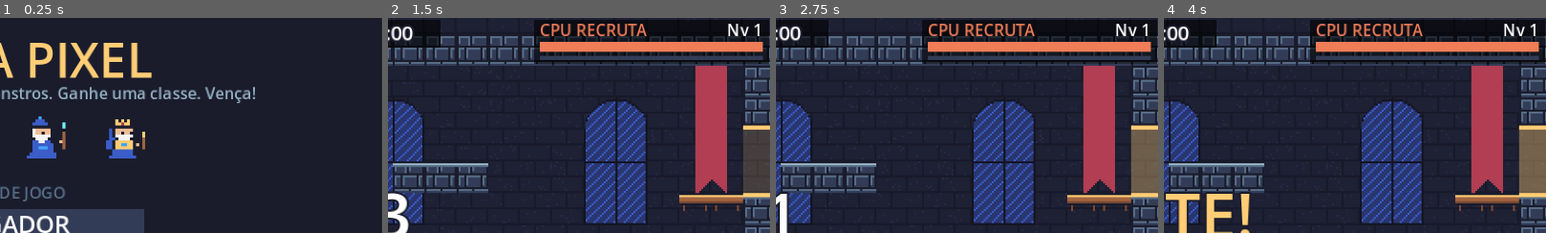
Above: before the commit, frames 1-4 (left to right).
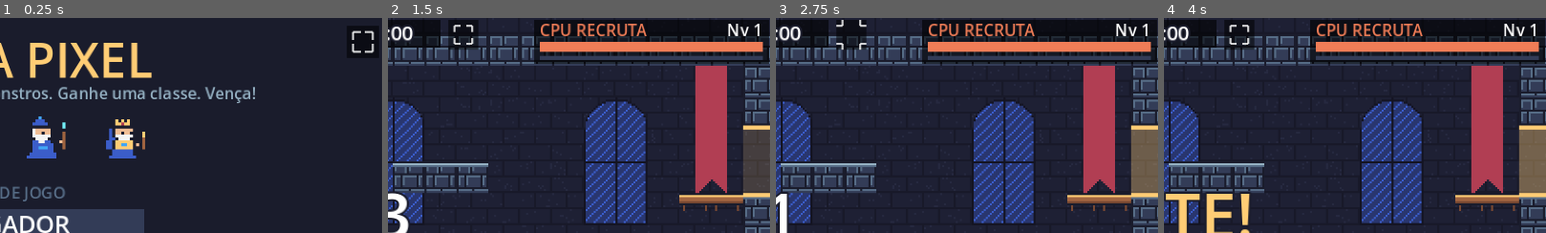
Above: after the commit, the same moments.

Repository: pabllogomez/arena-pixel
Game: Godot game, scene res://scenes/main.tscn
Two runs of this game, one before a commit and one after it. Both use one fixed random seed, a clock stepped at 60 frames per second and the inputs below.
Inputs (mouse positions are % of the whole screen's width and height, from its top left):
- Up to frame 1 (0.25 s): no input
- Up to frame 2 (1.5 s): tap Enter at 0.5 s; drag from (50, 50) to (60, 28) at 0.52 s; drag from (30, 55) to (45, 70) at 1.27 s
- Up to frame 3 (2.75 s): move the mouse to (60, 28) at 2.02 s; hold A (p1_esquerda) from 2.03 s (still down); tap E (p1_opcao2) at 2.1 s; click (60, 28) at 2.17 s; tap F at 2.3 s
- Up to frame 4 (4 s): release A (p1_esquerda) at 2.75 s; drag from (45, 70) to (20, 35) at 2.77 s; move the mouse to (80, 65) at 3.52 s; hold D (p1_direita) from 3.53 s (still down); tap Left (p2_esquerda) at 3.6 s; click (80, 65) at 3.67 s; tap Up (p2_pular) at 3.77 s; tap F at 3.8 s
The pictures show only the part of the screen within x 49-99%, y 0-50%; the shares and areas given below are measured in that part.

The runs differ from the first frame. In frame 1, 0.2% of the frame differs, in the area x 92-98%, y 5-17%; in frame 2, 0.8%, in the area x 15-24%, y 0-15%; in frame 3, 0.8%; in frame 4, 0.8%.

Commit message:
Fase de Recruta de ~1 minuto, botão de tela cheia e teste mais rigoroso
- Classe exige 18 XP; monstros de nível 1 valem 2 XP, têm 36 de vida e 3 de dano
- Enquanto houver Recruta: monstro a cada 3 s, até 5 na arena
- Monstros de nível 1 são defensivos (só revidam); matar monstro cura 8% da vida
- Botão de tela cheia no menu e na partida (tecla F); no Android trava na horizontal
- Teste reprova se a partida não montar; CI reprova com qualquer SCRIPT ERROR

Co-Authored-By: Claude Opus 5.5 <noreply@anthropic.com>
Claude-Session: https://claude.ai/code/session_01VZZvi9rokBTuAsTVg29uDm

Diff:
--- a/scripts/controles_toque.gd
+++ b/scripts/controles_toque.gd
@@ -73,10 +73,41 @@
 	return ""
 
 
+# ------------------------------------------------------------------ Tela cheia
+
+func _rect_tela_cheia() -> Rect2:
+	## Ao lado do cronômetro na partida; no canto superior direito no menu.
+	if modo == "menu":
+		return Rect2(get_viewport().get_visible_rect().size.x - 20, 4, 16, 16)
+	return Rect2(220, 1, 15, 15)
+
+
+func alternar_tela_cheia() -> void:
+	var cheia := DisplayServer.window_get_mode() == DisplayServer.WINDOW_MODE_FULLSCREEN
+	if cheia:
+		DisplayServer.window_set_mode(DisplayServer.WINDOW_MODE_WINDOWED)
+	else:
+		DisplayServer.window_set_mode(DisplayServer.WINDOW_MODE_FULLSCREEN)
+		# No Android, também tenta travar a tela na horizontal
+		if OS.has_feature("web"):
+			JavaScriptBridge.eval("try { screen.orientation.lock('landscape').catch(function(){}); } catch (e) {}")
+
+
 func _input(event: InputEvent) -> void:
 	if event is InputEventScreenTouch or event is InputEventScreenDrag:
 		if not Jogo.toque:
 			Jogo.toque = true
+	# Botão de tela cheia (o toque também chega aqui como clique) e tecla F
+	if event is InputEventMouseButton and event.pressed and event.button_index == MOUSE_BUTTON_LEFT:
+		if _rect_tela_cheia().grow(4).has_point(event.position):
+			alternar_tela_cheia()
+			get_viewport().set_input_as_handled()
+			return
+	if event is InputEventKey and event.pressed and not event.echo and event.physical_keycode == KEY_F:
+		alternar_tela_cheia()
+		return
+	if event is InputEventScreenTouch and _rect_tela_cheia().grow(4).has_point(event.position):
+		return  # não aperta nenhum botão de jogo por baixo
 	if modo == "menu":
 		return
 	if event is InputEventScreenTouch:
@@ -132,6 +163,7 @@
 # ------------------------------------------------------------------ Desenho
 
 func _draw() -> void:
+	_desenhar_tela_cheia()
 	if not Jogo.toque:
 		return
 	var fonte := ThemeDB.fallback_font
@@ -165,6 +197,23 @@
 			draw_colored_polygon(PackedVector2Array([c + d * t, c - d * t * 0.7 + lado * t, c - d * t * 0.7 - lado * t]), COR_SIMBOLO)
 
 
+func _desenhar_tela_cheia() -> void:
+	var r := _rect_tela_cheia()
+	var cheia := DisplayServer.window_get_mode() == DisplayServer.WINDOW_MODE_FULLSCREEN
+	draw_rect(r, Color(0, 0, 0, 0.55))
+	var cor := Color(1, 1, 1, 0.8)
+	var t := 3.0 if r.size.x < 16.0 else 4.0
+	var m := 3.0
+	# Quatro cantos: apontando para fora (entrar) ou para dentro (sair)
+	for canto in [Vector2(0, 0), Vector2(1, 0), Vector2(0, 1), Vector2(1, 1)]:
+		var c: Vector2 = canto
+		var p: Vector2 = r.position + Vector2(m, m) + c * (r.size - Vector2(m, m) * 2.0)
+		var dx := (1.0 if c.x == 0 else -1.0) * (-1.0 if cheia else 1.0)
+		var dy := (1.0 if c.y == 0 else -1.0) * (-1.0 if cheia else 1.0)
+		draw_line(p, p + Vector2(dx * t, 0), cor, 1.0)
+		draw_line(p, p + Vector2(0, dy * t), cor, 1.0)
+
+
 func _texto(fonte: Font, pos: Vector2, texto: String, tam: int, cor: Color) -> void:
 	var larg := fonte.get_string_size(texto, HORIZONTAL_ALIGNMENT_LEFT, -1, tam).x
 	draw_string(fonte, pos + Vector2(-larg / 2.0, tam / 3.0), texto, HORIZONTAL_ALIGNMENT_LEFT, -1, tam, cor)
--- a/scripts/lutador.gd
+++ b/scripts/lutador.gd
@@ -11,7 +11,7 @@
 const TEMPO_COYOTE := 0.1
 const TEMPO_BUFFER := 0.12
 ## XP que o Recruta precisa para ganhar a classe (~3 monstros iniciais)
-const XP_PARA_CLASSE := 10
+const XP_PARA_CLASSE := 18
 ## Regeneração fora de combate: depois de REGEN_ESPERA s sem tomar dano,
 ## recupera REGEN_TAXA da vida máxima por segundo.
 const REGEN_ESPERA := 5.0
--- a/scripts/minion.gd
+++ b/scripts/minion.gd
@@ -23,6 +23,12 @@
 var visao := 70.0
 var xp_valor := 3
 var intervalo_ataque := 0.9
+## Defensivo: só persegue quem o atacou ou quem chegou bem perto
+var defensivo := false
+var _provocado := false
+const VISAO_DEFENSIVA := 22.0
+## Quem mata um monstro recupera esta fração da vida máxima
+const CURA_POR_ABATE := 0.08
 ## Lacaios do Rei também arremessam lanças (0 = não arremessa)
 var alcance_arremesso := 0.0
 var _cd_arremesso := 1.0
@@ -157,7 +163,7 @@
 
 func _procurar_alvo():
 	var melhor = null
-	var melhor_d := visao
+	var melhor_d := visao if (not defensivo or _provocado) else VISAO_DEFENSIVA
 	for a in get_tree().get_nodes_in_group("alvo"):
 		if a == self or not Jogo.hostis(self, a) or not a.esta_vivo():
 			continue
@@ -206,6 +212,7 @@
 		return
 	vida -= qtd
 	_flash = 0.12
+	_provocado = true
 	Jogo.tocar("acerto")
 	if vida <= 0.0:
 		_morrer(origem)
@@ -223,6 +230,8 @@
 		var xp_antes: int = origem.xp if origem is Lutador else 0
 		var nivel_antes: int = origem.nivel if origem is Lutador else 0
 		origem.ganhar_xp(xp_valor)
+		if origem is Lutador and equipe == 0:
+			origem.curar(origem.vida_max * CURA_POR_ABATE)
 		if origem is Lutador:
 			var ganho := xp_valor
 			if origem.nivel == nivel_antes:
--- a/scripts/partida.gd
+++ b/scripts/partida.gd
@@ -28,9 +28,14 @@
 const ATLAS_CHAO := Vector2i(2, 0)
 
 ## Vida dos monstros de nível 1 (cresce 35% por nível)
-const VIDA_MONSTRO := 48.0
+const VIDA_MONSTRO := 36.0
 ## Dano dos monstros de nível 1 (cresce 20% por nível)
-const DANO_MONSTRO := 4.0
+const DANO_MONSTRO := 3.0
+## XP dos monstros de nível 1 (dos níveis seguintes: 4 + 2 por nível)
+const XP_MONSTRO_NIVEL_1 := 2
+## Enquanto houver Recruta, nascem mais monstros, mais rápido
+const INTERVALO_MONSTRO_RECRUTA := 3.0
+const MAX_MONSTROS_RECRUTA := 5
 ## Dano entre jogadores (fração do dano normal)
 const PVP_BASE := 0.4
 ## Recruta atacando jogador
@@ -164,6 +169,10 @@
 		var nivel := nivel_monstros()
 		var intervalo := maxf(3.5, 6.0 - 0.4 * (nivel - 1))
 		var maximo := 4 if nivel < 4 else 5
+		if _tem_recruta():
+			# Fase de Recruta: muitos monstros fracos valendo pouco XP
+			intervalo = INTERVALO_MONSTRO_RECRUTA
+			maximo = MAX_MONSTROS_RECRUTA
 		if _t_monstro >= intervalo:
 			_t_monstro = 0.0
 			if _contar_equipe(0) < maximo:
@@ -302,6 +311,13 @@
 
 # ------------------------------------------------------------------ Monstros
 
+func _tem_recruta() -> bool:
+	for l in jogadores.values():
+		if l.vivo and l.eh_recruta:
+			return true
+	return false
+
+
 func nivel_monstros() -> int:
 	## Média dos níveis dos jogadores (arredondada para baixo). Usar a média,
 	## e não o maior nível, evita que quem ficou para trás não consiga mais
@@ -335,8 +351,9 @@
 			DANO_MONSTRO * pow(1.2, n),      # dano
 			minf(30.0 * (1.0 + 0.08 * n), 60.0),  # velocidade
 			minf(70.0 + 15.0 * n, 170.0),    # visão
-			4 + 2 * n)                       # XP
+			XP_MONSTRO_NIVEL_1 if n == 0 else 4 + 2 * n)  # XP
 	m.intervalo_ataque = maxf(0.9 * pow(0.93, n), 0.5)
+	m.defensivo = n == 0  # nível 1: só revida
 	m.position = pos
 	entidades.add_child(m)
 	criar_brilho(m.position)
--- a/tools/teste.gd
+++ b/tools/teste.gd
@@ -85,6 +85,10 @@
 	main._nova_partida(config)
 	await process_frame
 	var p = main._atual
+	# Se algum script quebrou, a partida não monta: isso tem que reprovar o teste
+	if p == null or p.get("mapa") == null or p.mapa.is_empty() or p.jogadores.size() != 2:
+		_falha("a partida não foi montada (erro de script?)")
+		return {}
 	var max_nivel := 0
 	var teleportes := 0
 	var pos_antes := {}
@@ -120,15 +124,23 @@
 	root.add_child(main)
 	await process_frame
 	var duelos := [[0, 0], [1, 1], [2, 2], [2, 0]]
+	var jogadas := 0
+	if main.get("_toque") == null:
+		_falha("main.gd não criou os controles na tela (erro de script?)")
 	for d in duelos:
 		var config := {"semente": 1000 + d[0] * 10 + d[1], "tempo": 45.0, "bots": {1: d[0], 2: d[1]}}
 		var r: Dictionary = await _jogar(main, config, 60 * 140)
+		if r.is_empty():
+			continue
+		jogadas += 1
 		print("bot %s x bot %s | %-9s x %-9s | nível máx %d | portas %d | súbita: %s | fim: %s" % [
 			NOMES_DIF[d[0]], NOMES_DIF[d[1]], r["classes"][1], r["classes"][2],
 			r["nivel"], r["teleportes"], r["morte_subita"],
 			("P%d venceu" % r["vencedor"]) if r["fim"] else "NÃO"])
 		if not r["fim"]:
 			_falha("partida não terminou mesmo com a Morte Súbita")
+	if jogadas != duelos.size():
+		_falha("só %d de %d partidas rodaram" % [jogadas, duelos.size()])
 	main.queue_free()
 
 
